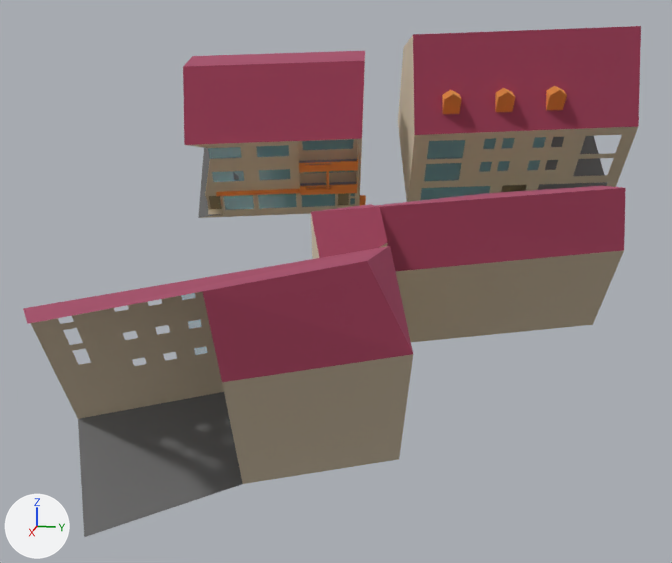
The glTF model samples/1.1/3dcitydb_shaders_ingolstadt/content/3_3_7.glb as it was, and as the next commit left it.
One viewpoint serves both versions: a 50 mm camera at (197.2, 22.7, 469.4) aimed at (129.3, 9.2, 452.4). The lights are fixed; the arrows at lower left show +X, +Y and +Z. The picture after the commit comes second. Where no turn or scale is listed for an object, it has been applied to the vertices. Vertices at exactly the same position are counted once.

The older version as bpy lines, for what is in view:
```python
mat_material_7 = principled_material('Material_7')
mat_material_7.base_color = (0.769, 0.69, 0.561)  # pale yellow #e3d8c5
mat_material_7.metallic = 1.0
mat_material_7.roughness = 1.0
mat_material_8 = principled_material('Material_8')
mat_material_8.base_color = (0.494, 0.827, 0.867)  # cyan #bbebef
mat_material_8.metallic = 1.0
mat_material_8.roughness = 1.0
mat_material_8.alpha = 0.4
me_mesh = bpy.data.meshes.new('mesh')
me_mesh.from_pydata(...)  # 2427 vertices, 4743 faces; spans x 106.4..150.9, y -9.9..31.5, z 435.9..471.4
me_mesh.materials.append(mat_material_0)  # pale blue #c5dfe3
me_mesh.materials.append(mat_material_1)  # orange #f4b366
me_mesh.materials.append(mat_material_2)  # beige #baad8d
me_mesh.materials.append(mat_material_3)  # grey #a6a6a6
me_mesh.materials.append(mat_material_4)  # pink #bc8a8a
me_mesh.materials.append(mat_material_5)  # grey #b3acb8
me_mesh.materials.append(mat_material_6)  # pink #c86e8b
me_mesh.materials.append(mat_material_7)  # pale yellow #e3d8c5
me_mesh.materials.append(mat_material_8)  # cyan #bbebef
ob_mesh = bpy.data.objects.new('mesh', me_mesh)
ob_mesh.location = (0.0, 0.0, 0.0)
```
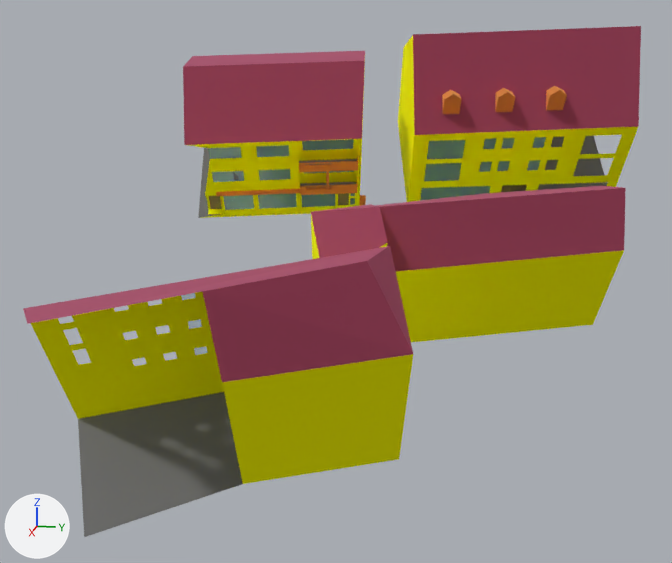
The newer file is also turned or shifted as a whole; pictures and numbers use the older file's frame.

Edits to the scene script, one JSON object a line:
```json
{"op": "set", "path": "mat_material_7.base_color", "old": "(0.769, 0.69, 0.561)", "new": "(0.494, 0.827, 0.867)", "note": "pale yellow #e3d8c5 -> cyan #bbebef"}
{"op": "set", "path": "mat_material_7.alpha", "old": "1.0", "new": "0.4"}
{"op": "set", "path": "mat_material_8.base_color", "old": "(0.494, 0.827, 0.867)", "new": "(1.0, 1.0, 0.0)", "note": "cyan #bbebef -> yellow #ffff00"}
{"op": "set", "path": "mat_material_8.alpha", "old": "0.4", "new": "1.0"}
{"block": "me_mesh", "where": "# used by ob_mesh; location = (0.0, 0.0, 0.0)"}
{"op": "remove", "block": "me_mesh", "code": "me_mesh.from_pydata(...)  # 2427 vertices, 4743 faces; spans x 106.4..150.9, y -9.9..31.5, z 435.9..471.4"}
{"op": "add", "block": "me_mesh", "code": "me_mesh.from_pydata(...)  # 2427 vertices, 4744 faces; spans x 106.4..150.9, y -9.9..31.5, z 435.9..471.4"}
{"block": "me_mesh", "change": "me_mesh part 1: 473 faces spanning x 106.4..146.6, y -9.9..31.5, z 438.5..470.7 switch from mat_material_7 (pale yellow #e3d8c5) to mat_material_8 (yellow #ffff00)"}
{"block": "me_mesh", "change": "edits to the shape of me_mesh do not show in these pictures"}
```

Boxes [x1, y1, x2, y2] around the edits, measured in the pictures (672 x 563 px):
```json
{"object": "mesh", "change": "recoloured, surface changed", "before": [28, 34, 639, 485], "after": [28, 34, 639, 485]}
{"part": 1, "of": "me_mesh", "change": "recoloured", "before": [31, 35, 638, 484], "after": [31, 35, 638, 484]}
```
